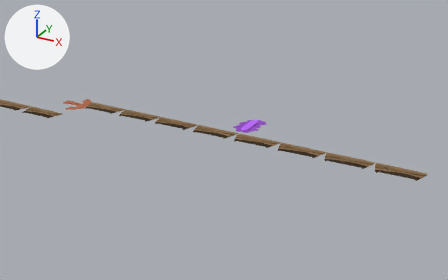
The Blender file Slime Jump.blend: old version first, new version second.
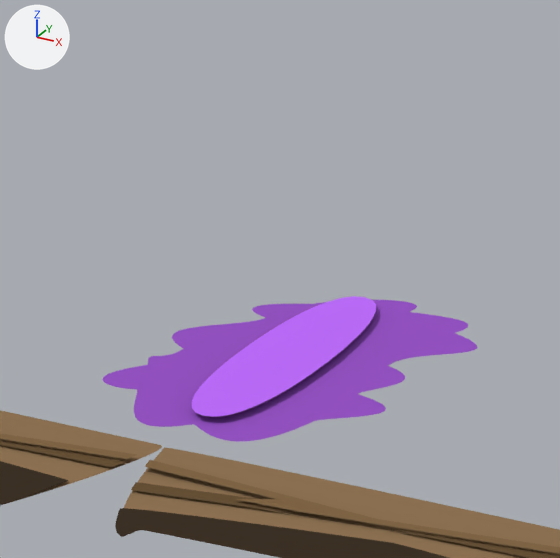
Each version is shown from a 50 mm lens placed at (6588.0, -1640.0, 947.0), pointed at (5488.0, 360.0, -53.0), then close up on the part from 50% to 61% of the width and 33% to 51% of the height. Lighting does not change. The marker at upper left points along +X, +Y and +Z.

In view in the first close-up: 'O1', 'O2', 'Wall1.025', 'Wall1.026', 'Wall2.025', 'Wall2.026', 'Wall3.025', 'Wall3.026', 'Wall4.026', 'Wall5.025', 'Wall5.026'.
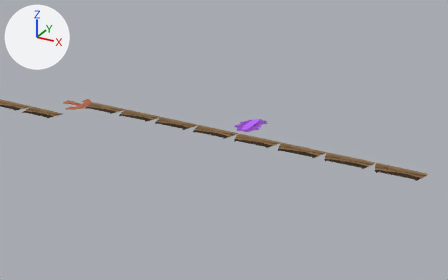
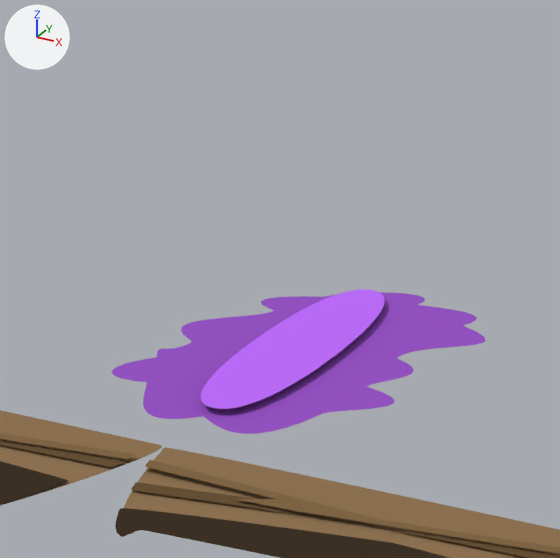
Commit message: Done with savepoints

The change, as a list of edits to the scene's bpy script:
```text
Change ob_o:
    ob_o: bpy.data.objects.new('O', None) -> bpy.data.objects.new('O', cu_béziercircle_001)
    ob_o.location: (5567.9, 425.3, 0.0) -> (5567.9, 436.5, 0.0)
Change ob_o1:
    remove ob_o1.parent = ob_o
    remove ob_o1.matrix_parent_inverse = Matrix(((1.0, 0.0, 0.0, 200.0), (0.0, 1.0, 0.0, 0.0), (0.0, 0.0, 1.0, 0.0), (0.0, 0.0, 0.0, 1.0)))
    ob_o1: bpy.data.objects.new('O1', cu_béziercircle_001) -> bpy.data.objects.new('O1', cu_béziercircle_002)
    ob_o1.location: (-199.7, 3.277, 0.0) -> (5567.0, 434.3, 3.0)
Change ob_o2:
    remove ob_o2.parent = ob_o
    remove ob_o2.matrix_parent_inverse = Matrix(((1.0, 0.0, 0.0, 200.0), (0.0, 1.0, 0.0, 0.0), (0.0, 0.0, 1.0, 0.0), (0.0, 0.0, 0.0, 1.0)))
    ob_o2: bpy.data.objects.new('O2', cu_béziercircle_002) -> bpy.data.objects.new('O2', None)
    ob_o2.location: (-200.6, 0.989, 3.0) -> (5568.0, 425.3, 0.0)
```

Changed parts and their boxes [x1, y1, x2, y2] in the close-ups (560 x 558 px):
'O1', moved, reshaped (51% narrower, 15% shorter): before [102, 300, 478, 442]; after [201, 289, 384, 409]
'O', now drawn (purple): after [112, 292, 486, 434]
'O2', no longer drawn (purple): before [192, 296, 376, 417]
